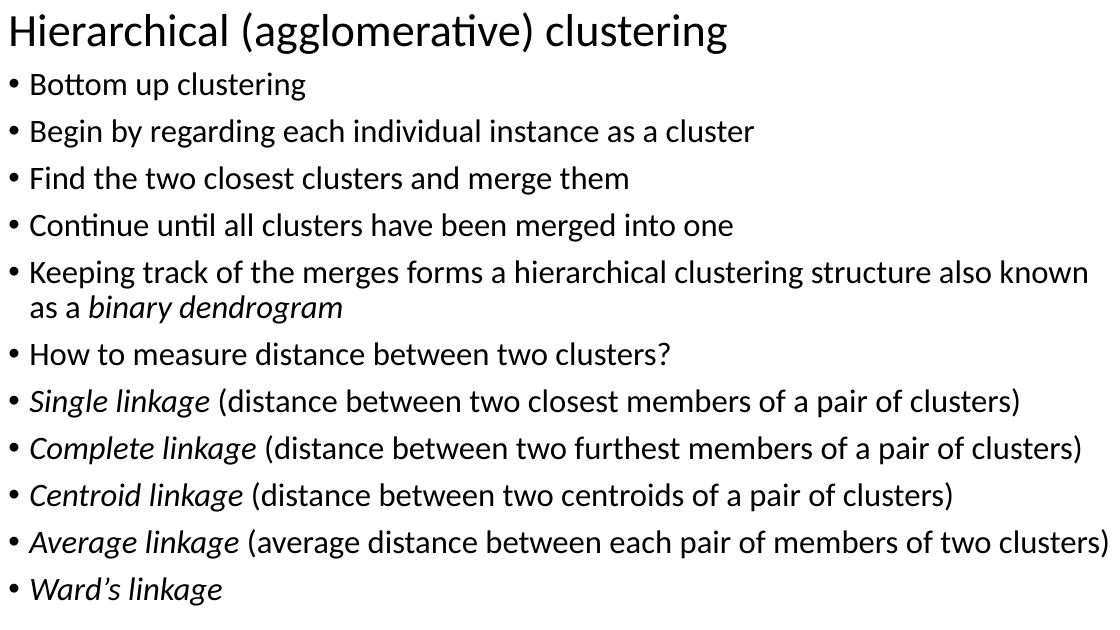
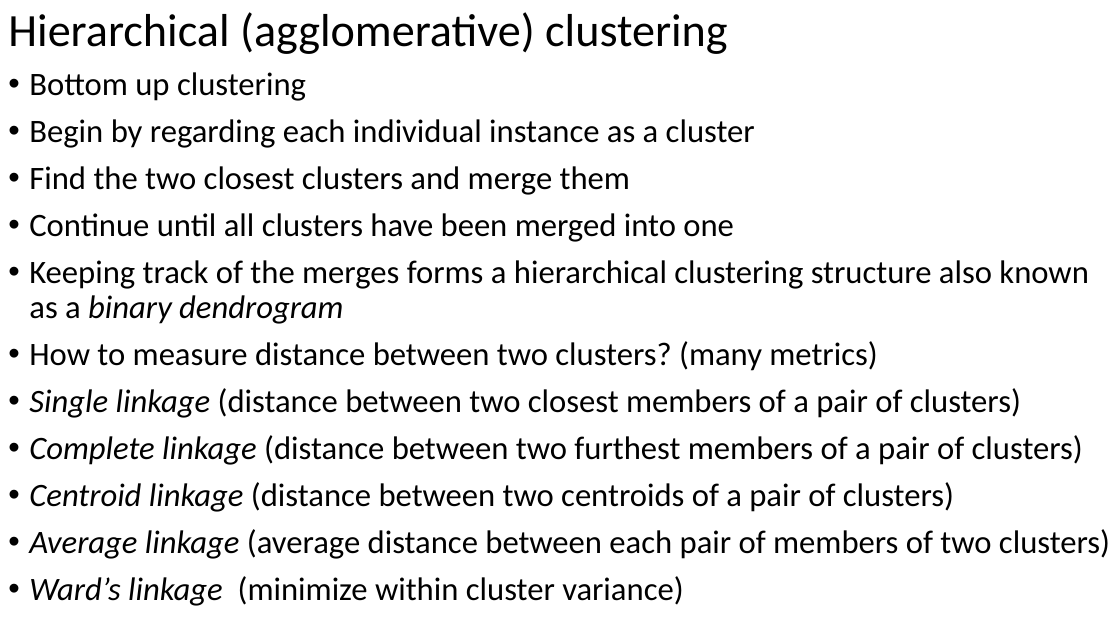
Before and after one commit to russellu/cs405, a slide deck: slide 16 of Lecture_10.pptx (slide 14 before the commit). Drawn at 1120x630 pixels with LibreOffice and Linux fonts; fonts in the diff are those of the drawing. Boxes give left, top, right and bottom in pixels: in the first picture for what was removed or moved away, otherwise in the second. Text is boxed around its words. In the diff, an @@ line names an element or a change of style, - is before the commit and + after.

```diff
--- a/Lecture_10.pptx
+++ b/Lecture_10.pptx
@@ text at (x1=29, y1=341, x2=877, y2=371): text changed @@
-• How to measure distance between two clusters?
+• How to measure distance between two clusters? (many metrics)
@@ text at (x1=29, y1=576, x2=683, y2=606): text changed; italic off @@
-• Ward’s linkage
+• Ward’s linkage (minimize within cluster variance)
```
Also in this commit, not shown: 10 other slides changed, 4 slides added, 1 slide removed, 3 other files.
